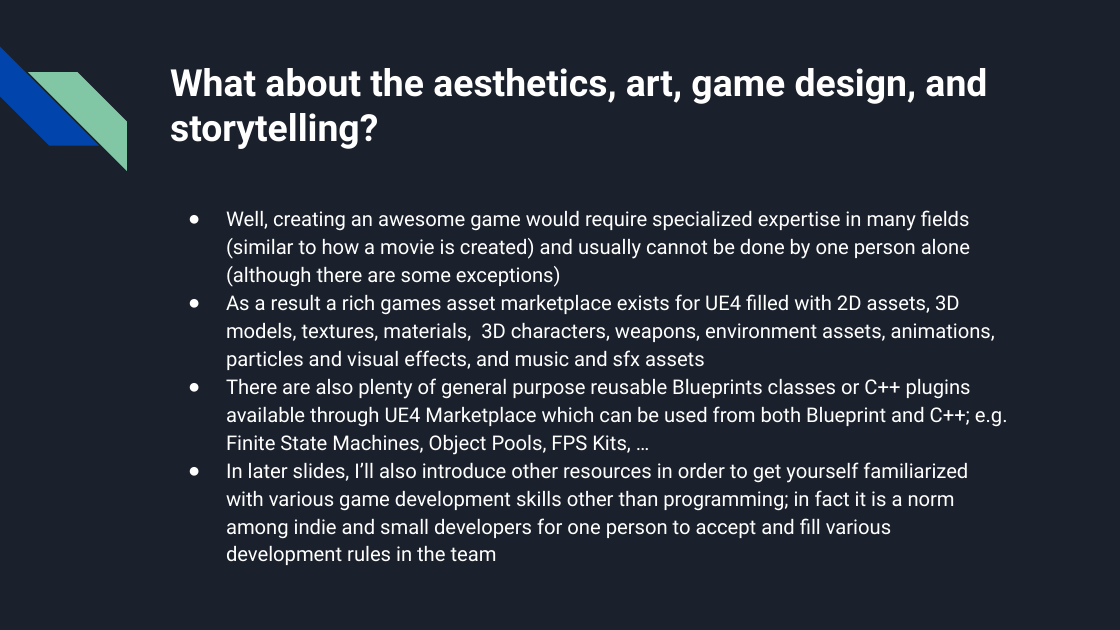
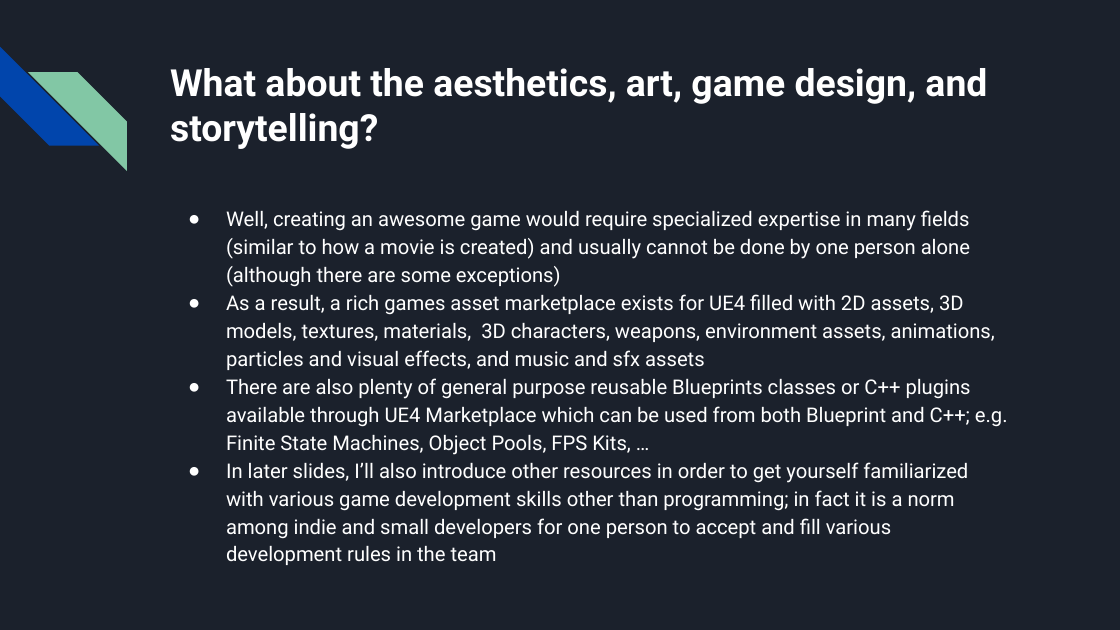
Before and after one commit to NuLL3rr0r/babaei-net-blog-source, a slide deck: slide 21 of content/en/post/2019-01-13-hackyourfuture-first-game-development-workshop-report/hackyourfuture-introduction-to-unreal-engine-4-game-development-using-blueprint.pptx. Drawn at 1120x630 pixels with LibreOffice and Linux fonts; fonts in the diff are those of the drawing. Boxes give left, top, right and bottom in pixels: in the first picture for what was removed or moved away, otherwise in the second. Text is boxed around its words. In the diff, an @@ line names an element or a change of style, - is before the commit and + after.

```diff
--- a/content/en/post/2019-01-13-hackyourfuture-first-game-development-workshop-report/hackyourfuture-introduction-to-unreal-engine-4-game-development-using-blueprint.pptx
+++ b/content/en/post/2019-01-13-hackyourfuture-first-game-development-workshop-report/hackyourfuture-introduction-to-unreal-engine-4-game-development-using-blueprint.pptx
@@ text at (226,294,995,370): text changed @@
-● As a result a rich games asset marketplace exists for UE4 filled with 2D assets, 3D models, textures, materials, 3D characters, weapons, environment assets, animations, particles and visual effects, and music and sfx assets
+● As a result, a rich games asset marketplace exists for UE4 filled with 2D assets, 3D models, textures, materials, 3D characters, weapons, environment assets, animations, particles and visual effects, and music and sfx assets
```
Also in this commit, not shown: 4 other slides changed, 2 other files.
